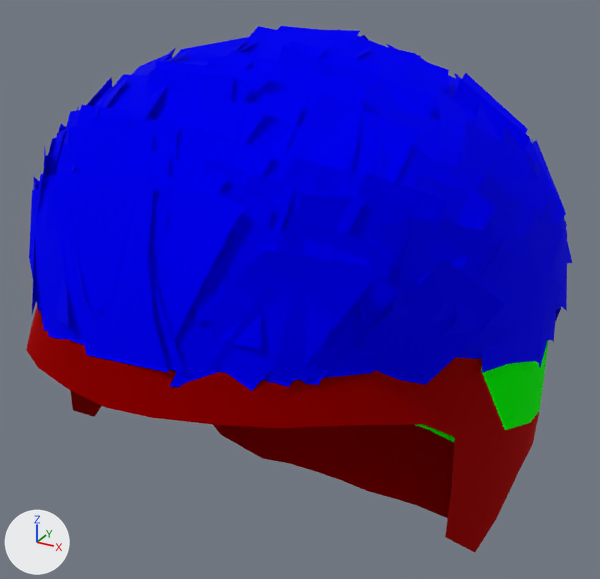
What one commit did to the OBJ model Core/Content/Deformables/Hair/hair_003/hair_003.obj.
Before and after are seen from a 50 mm lens placed at (12.0, -22.2, 189.0), pointed at (-0.4, 0.4, 177.7). Lighting does not change. The marker at lower left points along +X, +Y and +Z. Where no turn or scale is listed for an object, it has been applied to the vertices. Vertices at the same position are counted once.

Before the edit, the objects in view are built like this:
```python
me_hair_003 = bpy.data.meshes.new('hair_003')
me_hair_003.from_pydata(...)  # 1902 vertices, 1614 faces; spans x -7.9..7.9, y -9.7..9.2, z 165.8..186.4
# faces by material slot: [57, 1052, 110, 395]
me_hair_003.materials.append(mat_hair_inner_cap_guard)  # black #000000
me_hair_003.materials.append(mat_hair_outer_cards_one)  # blue #0000ff
me_hair_003.materials.append(mat_hair_inner_cap_alpha)  # red #bc0000
me_hair_003.materials.append(mat_hair_inner_cap)  # green #00ff00
ob_hair_003 = bpy.data.objects.new('hair_003', me_hair_003)
ob_hair_003.location = (0.0, 0.0, 0.0)
```
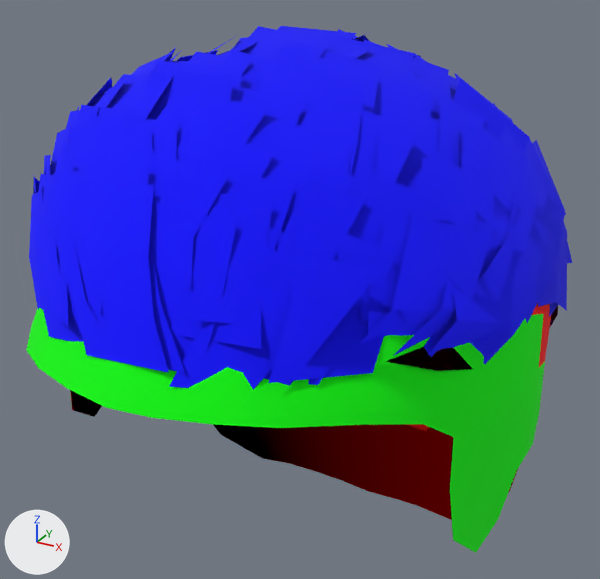
Location of each change, (x1, y1, x2, y2) in pixels of the pictures (600 x 579 px; the box of a moved part takes in the faces that stretch with it):
'hair_003', reshaped
    before: (26, 26, 572, 552)
    after: (26, 26, 572, 553)
part 1 of me_hair_003, deleted (blue)
    before: (45, 30, 567, 384)
part 2 of me_hair_003, moved or reshaped
    before: (26, 49, 562, 552)
    after: (26, 303, 552, 553)
part 3 of me_hair_003, recoloured
    both: (214, 425, 341, 480)
part 4 of me_hair_003, recoloured (green)
    before: (482, 371, 520, 429)

The change, as a diff of the scene's bpy script:
```diff
--- a/Core/Content/Deformables/Hair/hair_003/hair_003.obj.py
+++ b/Core/Content/Deformables/Hair/hair_003/hair_003.obj.py
@@ mat_hair_inner @@
+mat_hair_inner = principled_material('hair_inner')
+mat_hair_inner.base_color = (1.0, 0.0, 0.0)  # red #ff0000
+mat_hair_inner.roughness = 1.0
@@ mat_hair_outer @@
+mat_hair_outer = principled_material('hair_outer')
+mat_hair_outer.base_color = (0.0, 0.0, 1.0)  # blue #0000ff
+mat_hair_outer.roughness = 1.0
@@ mat_hair_inner_fringe @@
+mat_hair_inner_fringe = principled_material('hair_inner_fringe')
+mat_hair_inner_fringe.base_color = (0.0, 1.0, 0.0)  # green #00ff00
+mat_hair_inner_fringe.roughness = 1.0
@@ me_hair_003 @@
 # used by ob_hair_003; location = (0.0, 0.0, 0.0)
-me_hair_003.from_pydata(...)  # 1902 vertices, 1614 faces; spans x -7.9..7.9, y -9.7..9.2, z 165.8..186.4
-me_hair_003.materials.append(mat_hair_inner_cap_guard)  # black #000000
-me_hair_003.materials.append(mat_hair_outer_cards_one)  # blue #0000ff
+me_hair_003.from_pydata(...)  # 1569 vertices, 761 faces; spans x -7.9..7.9, y -9.7..9.2, z 165.8..186.4
+# me_hair_003 part 1: 47 loose pieces with 282 vertices, spanning x -7.6..7.7, y -8.8..9.1, z 173.0..186.2, are deleted
+# me_hair_003 part 2: 9 vertices moved within x -7.6..7.7, y -7.4..7.6, z 170.9..184.6; 224 vertices removed from x -7.8..7.9, y -9.1..8.3, z 169.4..185.8; 179 vertices added at x -7.9..7.8, y -8.5..7.3, z 169.4..184.8
+# me_hair_003 part 3: 8 faces spanning x -6.9..6.9, y 2.5..6.2, z 165.9..170.7 switch from mat_hair_inner_cap_alpha (red #bc0000) to mat_hair_inner (red #ff0000)
+# me_hair_003 part 4: 11 faces spanning x -4.7..7.6, y -3.3..8.1, z 176.0..185.5 switch from mat_hair_inner_cap (green #00ff00) to mat_hair_inner (red #ff0000)
+# me_hair_003 part 5: the surface is now shaded smooth
+me_hair_003.materials.append(mat_hair_outer)  # blue #0000ff
+me_hair_003.materials.append(mat_hair_inner_fringe)  # green #00ff00
```
